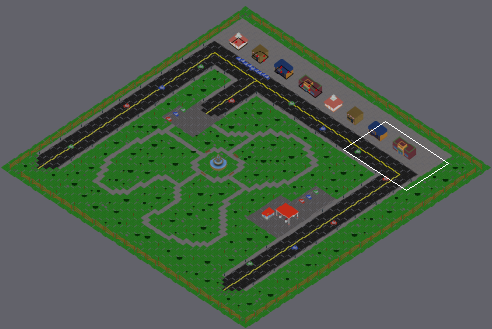
Tiled map -- resources/RamiroGraphics/officialMap/MapFinalNoTrees.tmx. Above, an overview of the earlier version with the close-up marked.
Close-up. Before the edit:
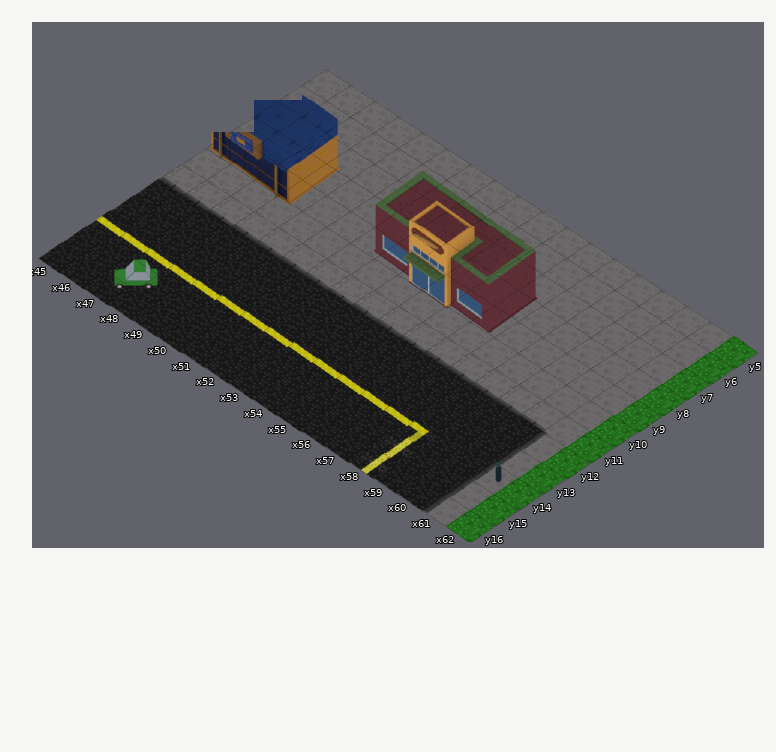
Cells are 64x42 px. Isometric: x runs down to the right, y down to the left. Shown: x 45..62, y 5..16. The commit also changed other parts of the map, which this record leaves out.
The same view after the edit:
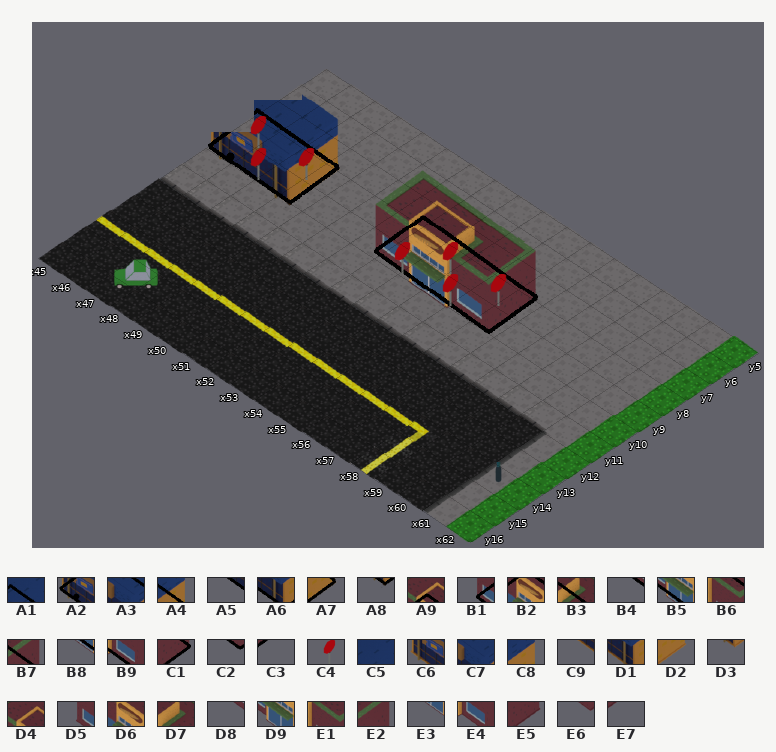
Key: from "mapSpriteLines": A1 388, A2 403, A3 404, A4 405, A5 419, A6 420, A7 421, A8 436, A9 466, B1 481, B2 482, B3 483, B4 497, B5 498, B6 499, B7 500, B8 514, B9 515, C1 516, C2 531, C3 532, C4 670; from "mapSpritesfinal": C5 388, C6 403, C7 404, C8 405, C9 419, D1 420, D2 421, D3 436, D4 466, D5 481, D6 482, D7 483, D8 497, D9 498, E1 499, E2 500, E3 514, E4 515, E5 516, E6 531, E7 532.
__ is an empty cell, .. an unchanged one.
Tiles of an added or newly shown layer are drawn over the layers below it.
Change:
layer "lights and signs" opacity 100% -> 90%
--- layer "cars and buildings"
@@ x 45..57 @@
- 7 C5 .. C8 .. .. .. D4 .. D7 .. E2 .. ..
- 8 .. C7 .. D2 .. .. .. D6 .. E1 .. E5 ..
- 9 C6 .. D1 .. .. .. D5 .. D9 .. E4 .. E7
-10 .. C9 .. D3 .. .. .. D8 .. E3 .. E6 ..
+ 7 A1 .. A4 .. .. .. A9 .. B3 .. B7 .. ..
+ 8 .. A3 .. A7 .. .. .. B2 .. B6 .. C1 ..
+ 9 A2 .. A6 .. .. .. B1 .. B5 .. B9 .. C3
+10 .. A5 .. A8 .. .. .. B4 .. B8 .. C2 ..
--- layer "emptyBlocksFOrBuildings" (added)
@@ x 45..55 @@
- 8 __ .. __ .. .. .. .. .. __ .. __
- 9 .. __ .. .. .. .. .. __ .. __ ..
+ 8 C4 .. C4 .. .. .. .. .. C4 .. C4
+ 9 .. C4 .. .. .. .. .. C4 .. C4 ..
